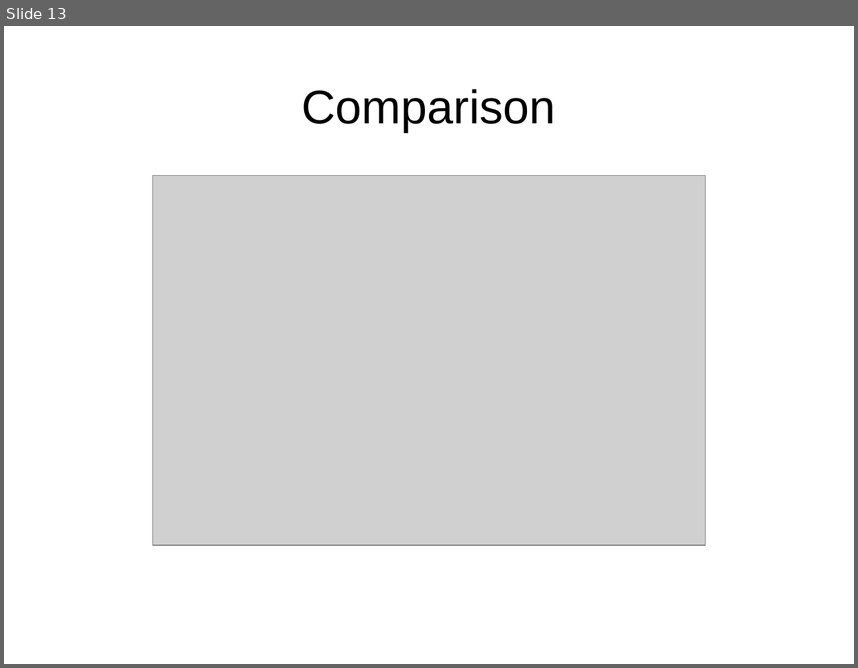
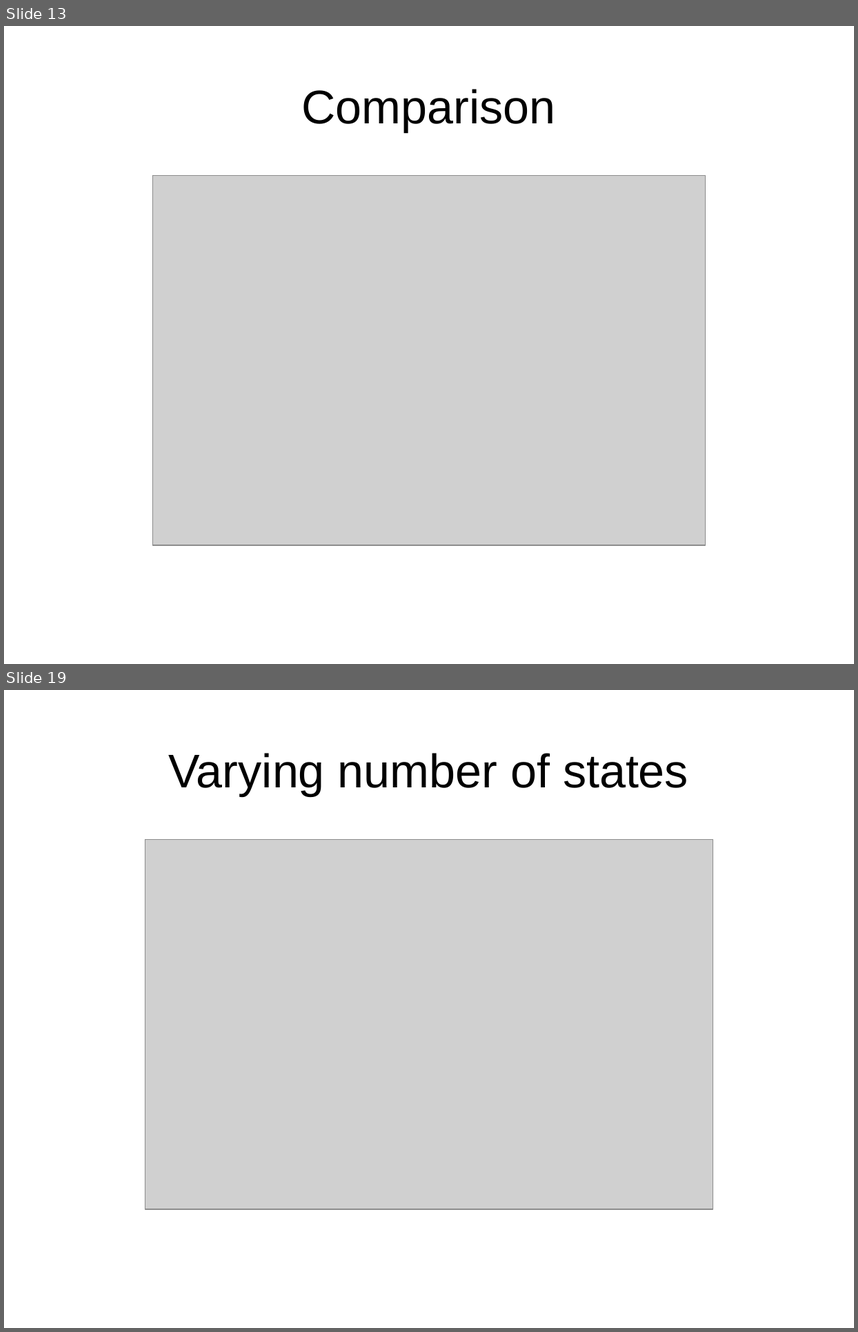
Before and after one commit to klutt/gecode-tuples, a slide deck: doc/presentation.odp. Shown one above the other, each under a label of ours: slide 13 before the commit, slides 13 and 19 after it; the slides between them are not shown. The pictures are 858x668 and 858x1332 pixels, drawn with LibreOffice and Linux fonts; fonts in the diff are those of the drawing; grey boxes stand for pictures. Boxes give left, top, right and bottom in pixels: in the first picture for what was removed or moved away, otherwise in the second. Text is boxed around its words. In the diff, an @@ line names an element or a change of style, - is before the commit and + after.

```diff
--- a/doc/presentation.odp
+++ b/doc/presentation.odp
@@ slide 19 added at bbox=[4, 690, 854, 1328], background #FFFFFF @@
@@ title added at bbox=[169, 753, 688, 796], 44 pt, text #000000 @@
+Varying number of states
@@ picture added at bbox=[145, 839, 713, 1208] @@
```
Also in this commit, not shown: 10 other slides added, 5 other files.
